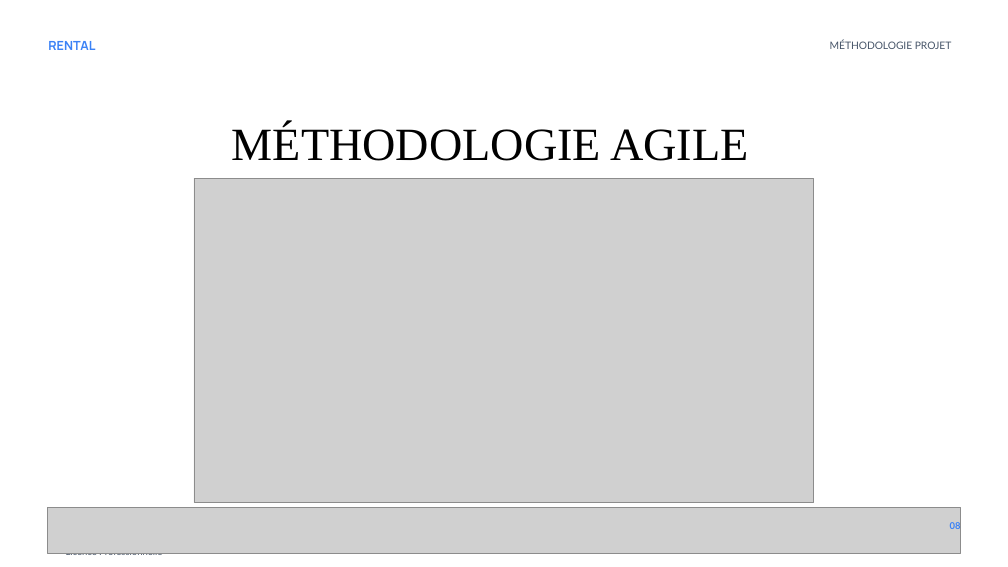
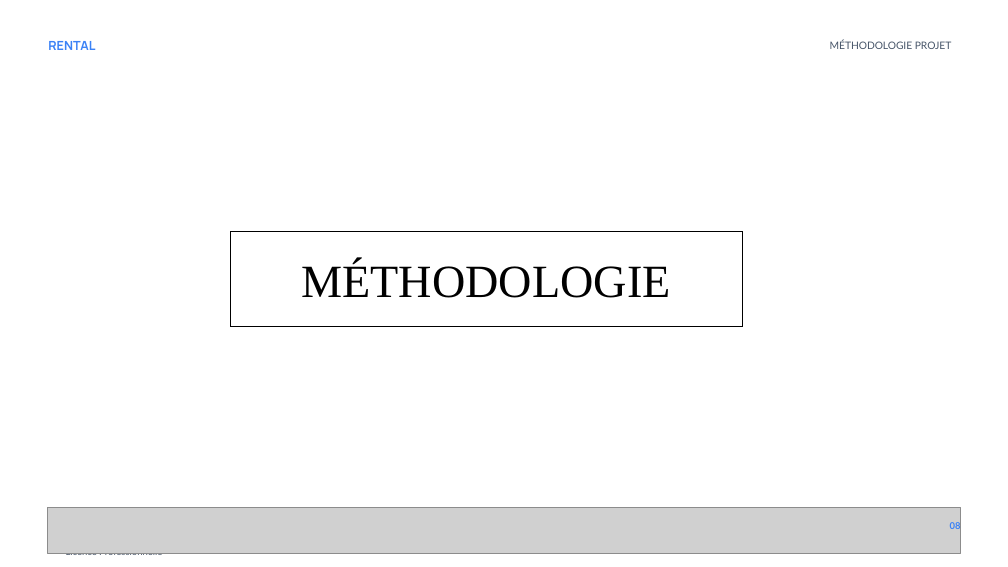
Before and after one commit to xavierGIT04/Soutenance, a slide deck: slide 11 of Soutenance de Licence - GBANDI WAKE (1).pptx (slide 8 before the commit). Drawn at 1008x567 pixels with LibreOffice and Linux fonts; fonts in the diff are those of the drawing; grey boxes stand for pictures; background and template pictures are left out. Boxes give left, top, right and bottom in pixels: in the first picture for what was removed or moved away, otherwise in the second. Text is boxed around its words. In the diff, an @@ line names an element or a change of style, - is before the commit and + after.

```diff
--- a/Soutenance de Licence - GBANDI WAKE (1).pptx
+++ b/Soutenance de Licence - GBANDI WAKE (1).pptx
@@ picture removed at (x1=194, y1=178, x2=814, y2=503) @@
@@ title "MÉTHODOLOGIE" resized from (x1=232, y1=124, x2=748, y2=161) to (x1=231, y1=232, x2=743, y2=327) @@
@@ title "MÉTHODOLOGIE" at (x1=231, y1=232, x2=743, y2=327): outline none to #000000 0.75 pt @@
@@ title at (x1=302, y1=262, x2=671, y2=298): text changed @@
-MÉTHODOLOGIE AGILE
+MÉTHODOLOGIE
```
Also in this commit, not shown: 8 other slides changed, 3 slides added, 5 other files.
